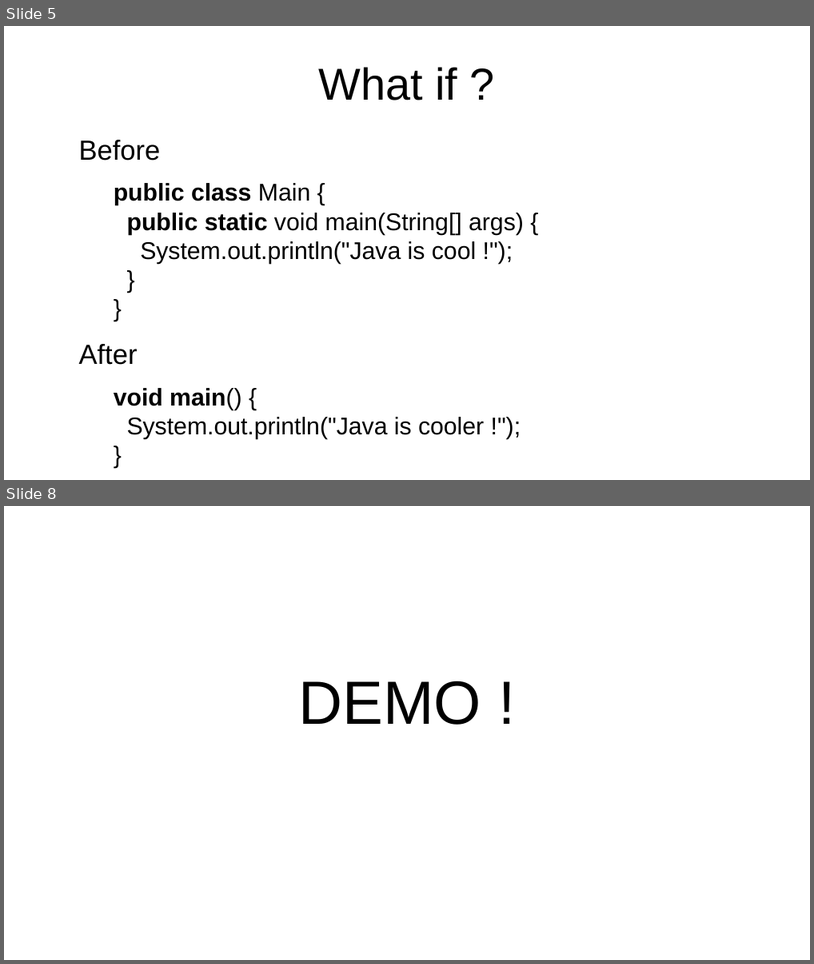
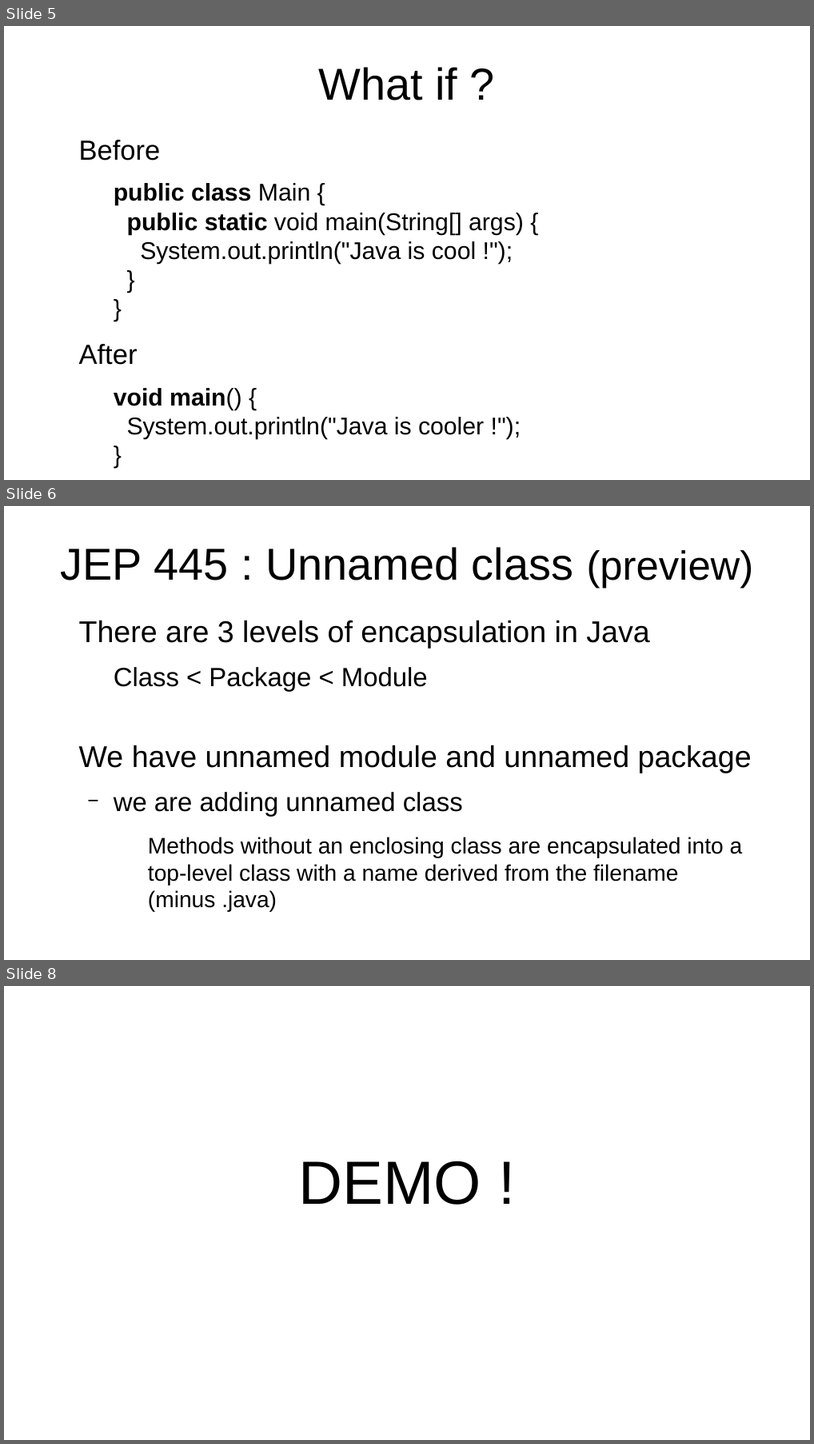
Before and after one commit to forax/java-21-demo, a slide deck: Java 21 add sparkle to your life.odp. Shown one above the other, each under a label of ours: slides 5 and 8 before the commit, slides 5, 6 and 8 after it; the slides between them are not shown. The pictures are 814x964 and 814x1444 pixels, drawn with LibreOffice and Linux fonts; fonts in the diff are those of the drawing. Boxes give left, top, right and bottom in pixels: in the first picture for what was removed or moved away, otherwise in the second. Text is boxed around its words. In the diff, an @@ line names an element or a change of style, - is before the commit and + after.

```diff
--- a/Java 21 add sparkle to your life.odp
+++ b/Java 21 add sparkle to your life.odp
@@ slide 6 added at [4, 506, 810, 960], background #FFFFFF @@
@@ title added at [61, 547, 754, 588], 44 pt, text #000000 @@
+JEP 445 : Unnamed class (preview)
@@ text added at [79, 620, 752, 884], 22.2 pt, text #000000 @@
+There are 3 levels of encapsulation in Java
+  Class < Package < Module
+We have unnamed module and unnamed package
+  − we are adding unnamed class
+    Methods without an enclosing class are encapsulated into a top-level class with a name derived from the filename (minus .java)
```
Also in this commit, not shown: 1 slide changed, 1 slide removed, 1 other file.
